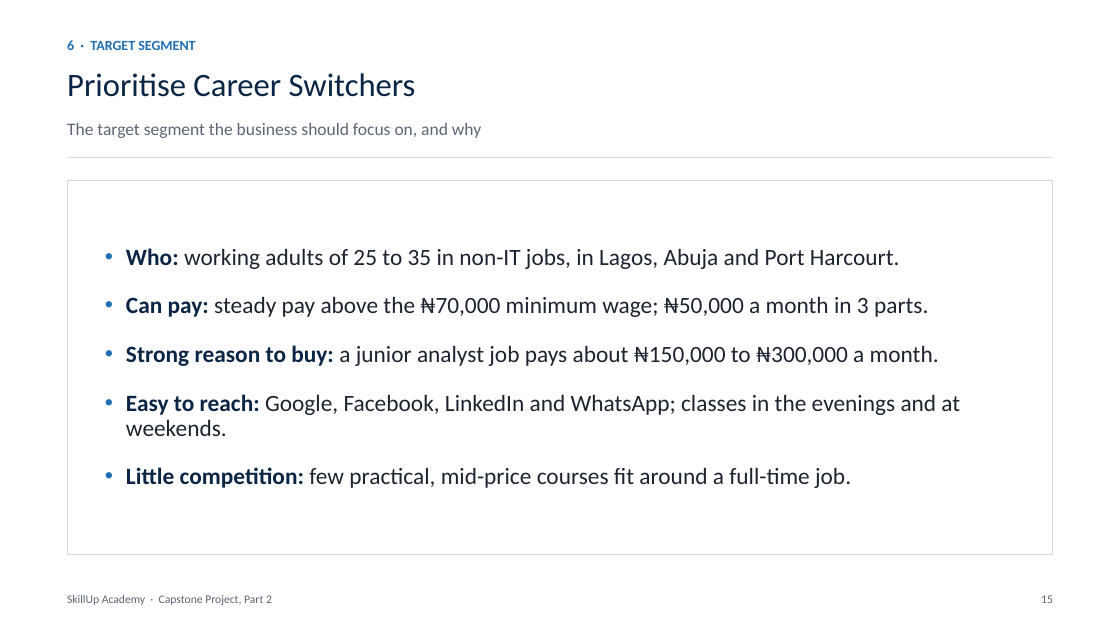
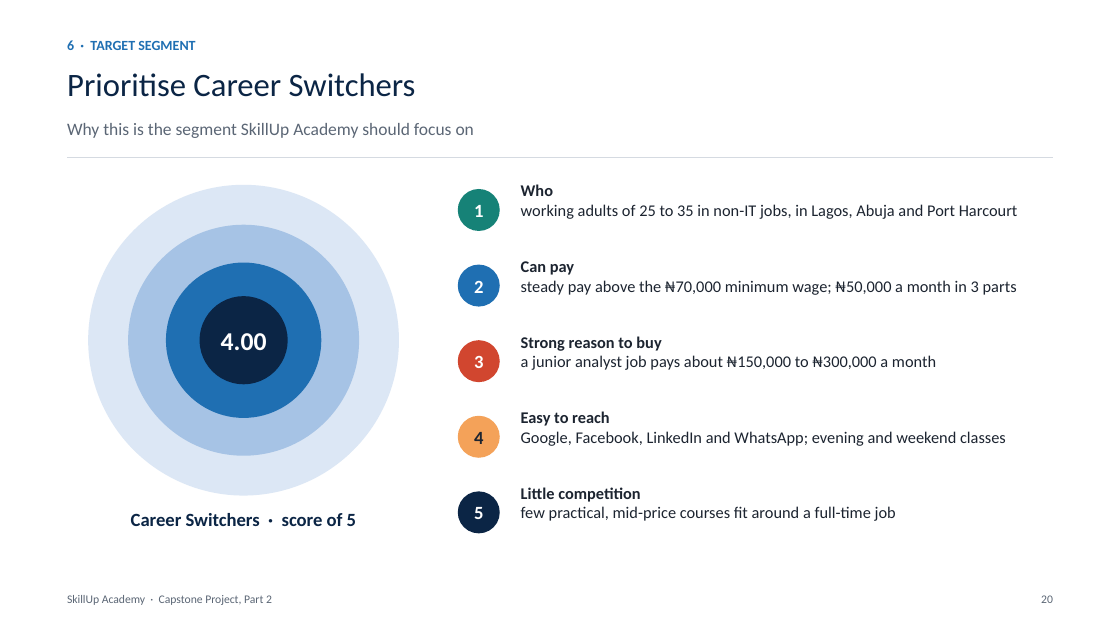
Before and after one commit to BadboyVee/BlackHoleeee, a slide deck: slide 20 of capstone/Customer_Analysis.pptx (slide 15 before the commit). Drawn at 1120x630 pixels with LibreOffice and Linux fonts; fonts in the diff are those of the drawing. Boxes give left, top, right and bottom in pixels: in the first picture for what was removed or moved away, otherwise in the second. Text is boxed around its words. In the diff, an @@ line names an element or a change of style, - is before the commit and + after.

```diff
--- a/capstone/Customer_Analysis.pptx
+++ b/capstone/Customer_Analysis.pptx
@@ text at <box>67,123,474,138</box>: text changed @@
-The target segment the business should focus on, and why
+Why this is the segment SkillUp Academy should focus on
@@ rectangle removed at <box>67,181,1053,555</box> @@
@@ ellipse added at <box>88,185,399,496</box>, fill #DCE7F5 @@
@@ ellipse added at <box>458,189,500,231</box>, fill #168277, 16 pt, text #FFFFFF, bold @@
+1
@@ text added at <box>521,184,1018,219</box>, 14 pt, text #1C2430 @@
+Who
+working adults of 25 to 35 in non-IT jobs, in Lagos, Abuja and Port Harcourt
@@ ellipse added at <box>128,224,359,455</box>, fill #A6C3E5 @@
@@ text removed at <box>126,248,960,488</box> @@
-• Who: working adults of 25 to 35 in non-IT jobs, in Lagos, Abuja and Port Harcourt.
-• Can pay: steady pay above the ₦70,000 minimum wage; ₦50,000 a month in 3 parts.
-• Strong reason to buy: a junior analyst job pays about ₦150,000 to ₦300,000 a month.
-• Easy to reach: Google, Facebook, LinkedIn and WhatsApp; classes in the evenings and at weekends.
-• Little competition: few practical, mid-price courses fit around a full-time job.
@@ ellipse added at <box>166,262,322,418</box>, fill #1F6FB2 @@
@@ ellipse added at <box>458,265,500,307</box>, fill #1F6FB2, 16 pt, text #FFFFFF, bold @@
+2
@@ text added at <box>521,261,1017,295</box>, 14 pt, text #1C2430 @@
+Can pay
+steady pay above the ₦70,000 minimum wage; ₦50,000 a month in 3 parts
@@ ellipse added at <box>200,296,288,384</box>, fill #0B2545, 22 pt, text #FFFFFF, bold @@
+4.00
@@ ellipse added at <box>458,340,500,382</box>, fill #D1462F, 16 pt, text #FFFFFF, bold @@
+3
@@ text added at <box>521,336,936,370</box>, 14 pt, text #1C2430 @@
+Strong reason to buy
+a junior analyst job pays about ₦150,000 to ₦300,000 a month
@@ ellipse added at <box>458,416,500,458</box>, fill #F4A259, 16 pt, text #1C2430, bold @@
+4
@@ text added at <box>521,411,1006,446</box>, 14 pt, text #1C2430 @@
+Easy to reach
+Google, Facebook, LinkedIn and WhatsApp; evening and weekend classes
@@ ellipse added at <box>458,492,500,534</box>, fill #0B2545, 16 pt, text #FFFFFF, bold @@
+5
@@ text added at <box>521,487,896,521</box>, 14 pt, text #1C2430 @@
+Little competition
+few practical, mid-price courses fit around a full-time job
@@ text added at <box>131,513,356,526</box>, 16 pt, text #0B2545, bold @@
+Career Switchers · score of 5
@@ text at <box>1041,595,1053,603</box>: text changed @@
-15
+20
```
Also in this commit, not shown: 14 other slides changed, 7 slides added, 2 slides removed, 8 other files.
